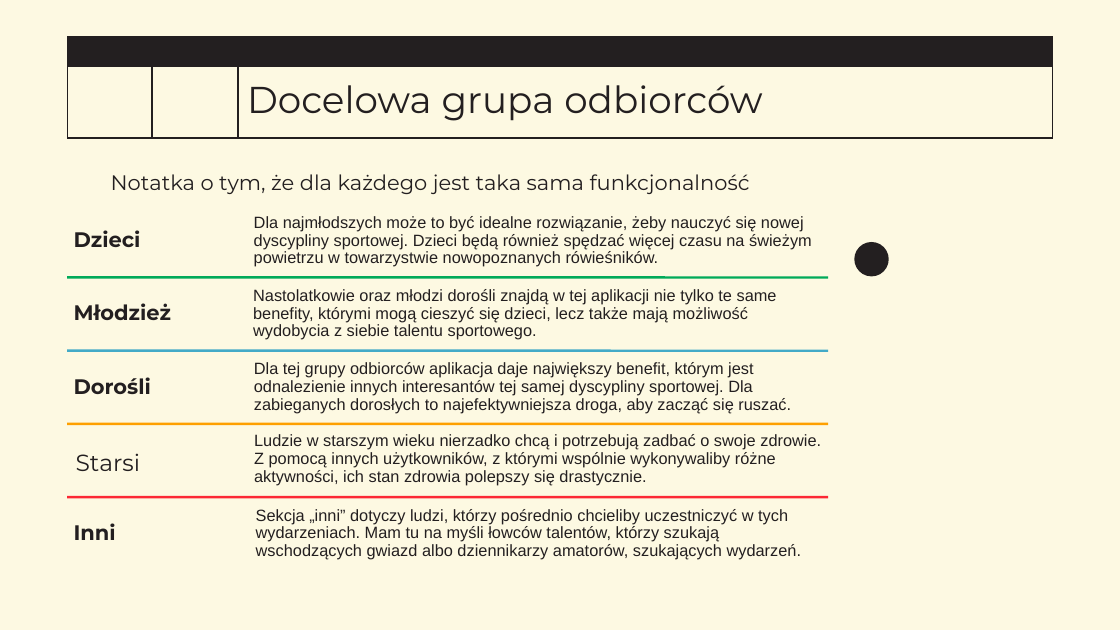
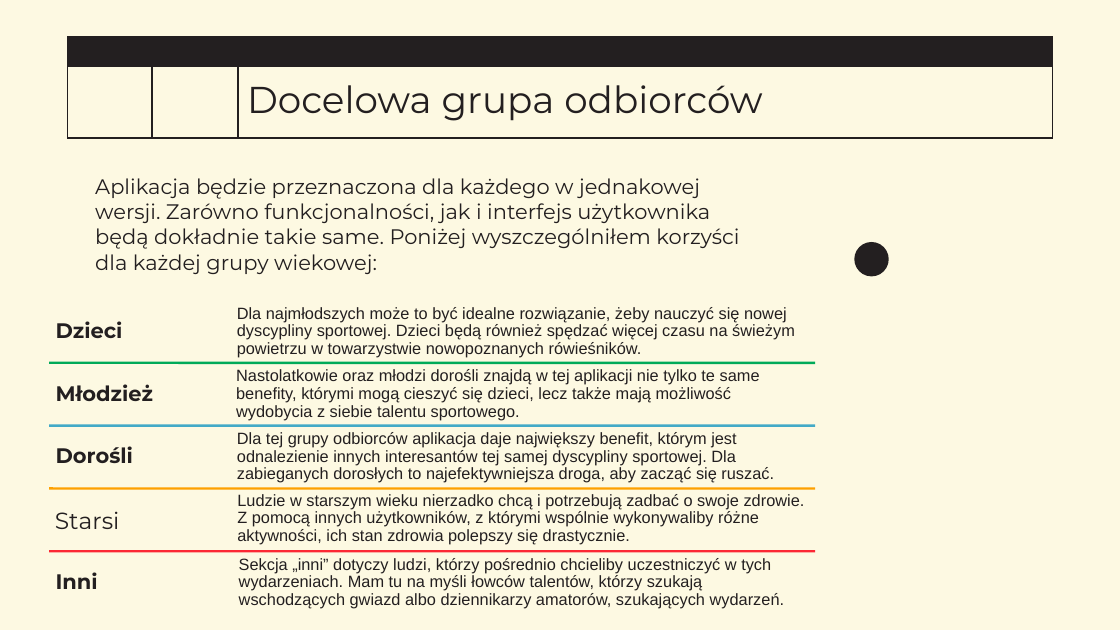
Before and after one commit to mkalejta/wspolczesne_zastosowania_informatyki, a slide deck: slide 5 of Aplikacja Sports Joiner.pptx. Drawn at 1120x630 pixels with LibreOffice and Linux fonts; fonts in the diff are those of the drawing; background and template pictures are left out. Boxes give left, top, right and bottom in pixels: in the first picture for what was removed or moved away, otherwise in the second. Text is boxed around its words. In the diff, an @@ line names an element or a change of style, - is before the commit and + after.

```diff
--- a/Aplikacja Sports Joiner.pptx
+++ b/Aplikacja Sports Joiner.pptx
@@ text at [95, 178, 739, 274]: text changed @@
-Notatka o tym, że dla każdego jest taka sama funkcjonalność
+Aplikacja będzie przeznaczona dla każdego w jednakowej wersji. Zarówno funkcjonalności, jak i interfejs użytkownika będą dokładnie takie same. Poniżej wyszczególniłem korzyści dla każdej grupy wiekowej:
@@ text "Dzieci": place and size @@
-text "Dzieci" at [74, 230, 141, 247]
+text "Dzieci" at [56, 321, 123, 338]
@@ text "Dla najmłodszych może to być ...": place and size @@
-text "Dla najmłodszych może to być ..." at [254, 216, 812, 267]
+text "Dla najmłodszych może to być ..." at [237, 307, 795, 358]
@@ text "Młodzież": place and size @@
-text "Młodzież" at [74, 303, 171, 320]
+text "Młodzież" at [56, 384, 153, 401]
@@ line moved from (67, 277) - (828, 277) to (50, 363) - (815, 363) @@
@@ text "Nastolatkowie oraz młodzi dorośli znajdą ...": place and size @@
-text "Nastolatkowie oraz młodzi dorośli znajdą ..." at [253, 289, 777, 340]
+text "Nastolatkowie oraz młodzi dorośli znajdą ..." at [236, 369, 760, 420]
@@ text "Dorośli": place and size @@
-text "Dorośli" at [74, 377, 151, 394]
+text "Dorośli" at [56, 446, 133, 463]
@@ line moved from (67, 350) - (828, 350) to (50, 426) - (815, 426) @@
@@ text "Dla tej grupy odbiorców aplikacja ...": place and size @@
-text "Dla tej grupy odbiorców aplikacja ..." at [254, 362, 791, 413]
+text "Dla tej grupy odbiorców aplikacja ..." at [237, 432, 774, 483]
@@ text "Starsi": place and size @@
-text "Starsi" at [76, 453, 141, 471]
+text "Starsi" at [55, 511, 120, 529]
@@ line moved from (67, 424) - (828, 424) to (50, 488) - (815, 488) @@
@@ text "Ludzie w starszym wieku nierzadko ...": place and size @@
-text "Ludzie w starszym wieku nierzadko ..." at [254, 434, 821, 485]
+text "Ludzie w starszym wieku nierzadko ..." at [237, 494, 805, 545]
@@ text "Inni": place and size @@
-text "Inni" at [74, 523, 116, 540]
+text "Inni" at [56, 572, 98, 589]
@@ line moved from (67, 497) - (828, 497) to (50, 551) - (815, 551) @@
@@ text "Sekcja „inni” dotyczy ludzi, którzy ...": place and size @@
-text "Sekcja „inni” dotyczy ludzi, którzy ..." at [256, 509, 802, 560]
+text "Sekcja „inni” dotyczy ludzi, którzy ..." at [239, 558, 785, 609]
```
Also in this commit, not shown: 2 slides added.
